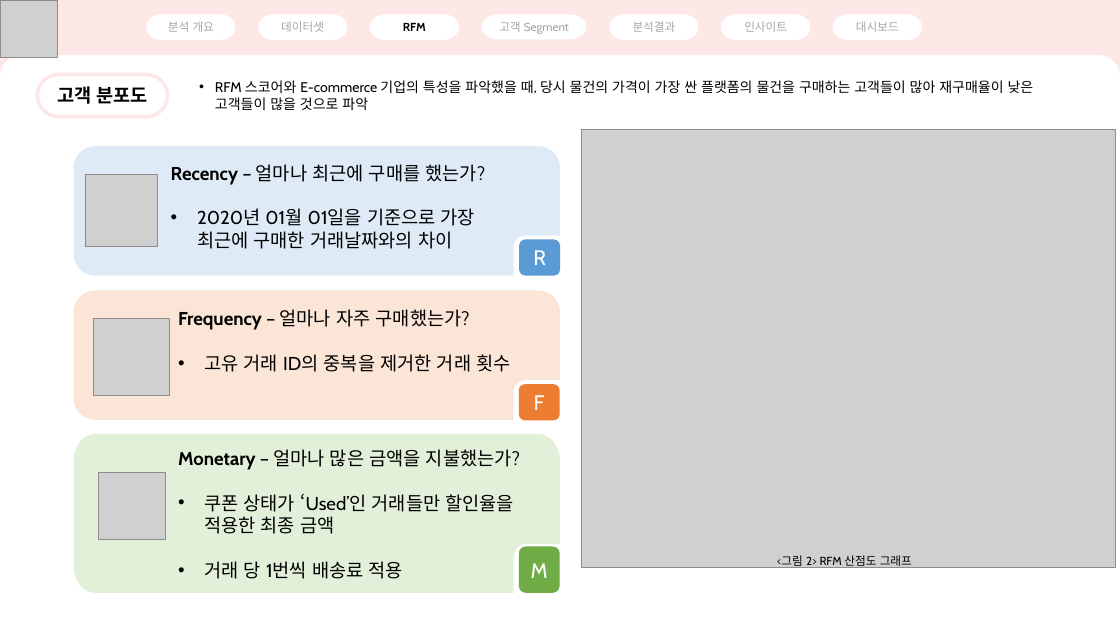
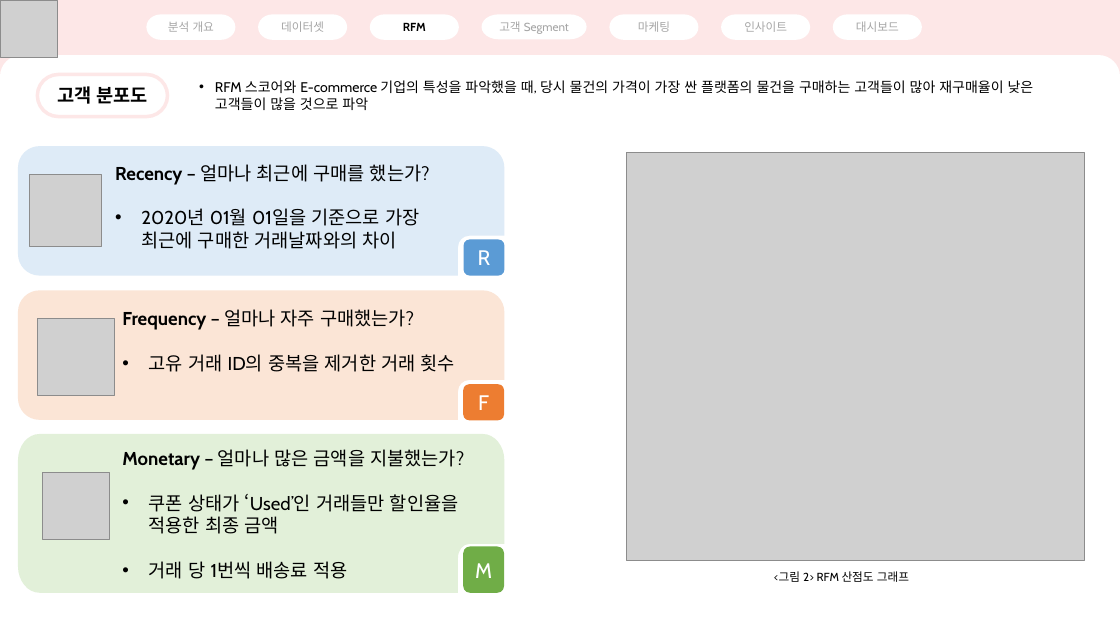
Before and after one commit to brownnyi/Data_Study, a slide deck: slide 6 of Project/RFM/RFM.pptx (slide 5 before the commit). Drawn at 1120x630 pixels with LibreOffice and Linux fonts; fonts in the diff are those of the drawing; grey boxes stand for pictures. Boxes give left, top, right and bottom in pixels: in the first picture for what was removed or moved away, otherwise in the second. Text is boxed around its words. In the diff, an @@ line names an element or a change of style, - is before the commit and + after.

Commit message:
RFM_최종

```diff
--- a/Project/RFM/RFM.pptx
+++ b/Project/RFM/RFM.pptx
@@ text in pill shape at [638, 21, 670, 32]: text changed @@
-분석결과
+마케팅
@@ picture: place and size @@
-picture at [582, 130, 1116, 568]
+picture at [626, 153, 1085, 560]
@@ 3 pictures, 3 texts, 3 rounded rectangles, 3 freeform shapes: place and size @@
-3 pictures, 3 texts, 3 rounded rectangles, 3 freeform shapes at [74, 146, 560, 593]
+3 pictures, 3 texts, 3 rounded rectangles, 3 freeform shapes at [18, 146, 505, 593]
@@ text "<그림 2> RFM 산점도 그래프": place and size @@
-text "<그림 2> RFM 산점도 그래프" at [777, 555, 912, 569]
+text "<그림 2> RFM 산점도 그래프" at [774, 571, 909, 582]
```
Also in this commit, not shown: 6 other slides changed, 2 slides added, 4 slides removed.
